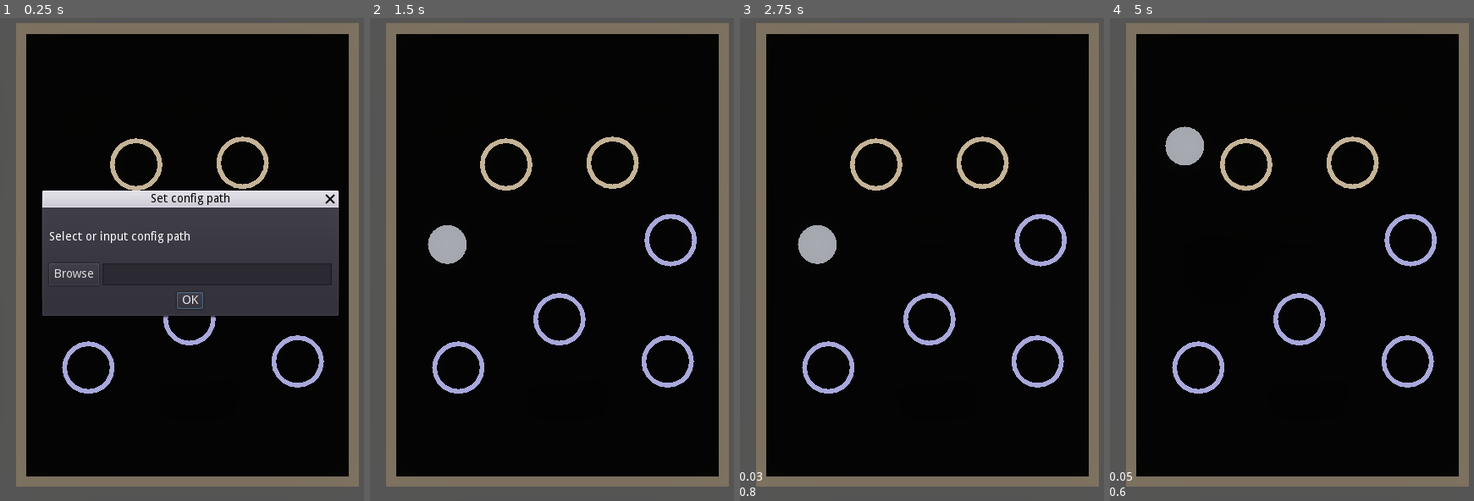
Above: before the commit, frames 1-4 (left to right).
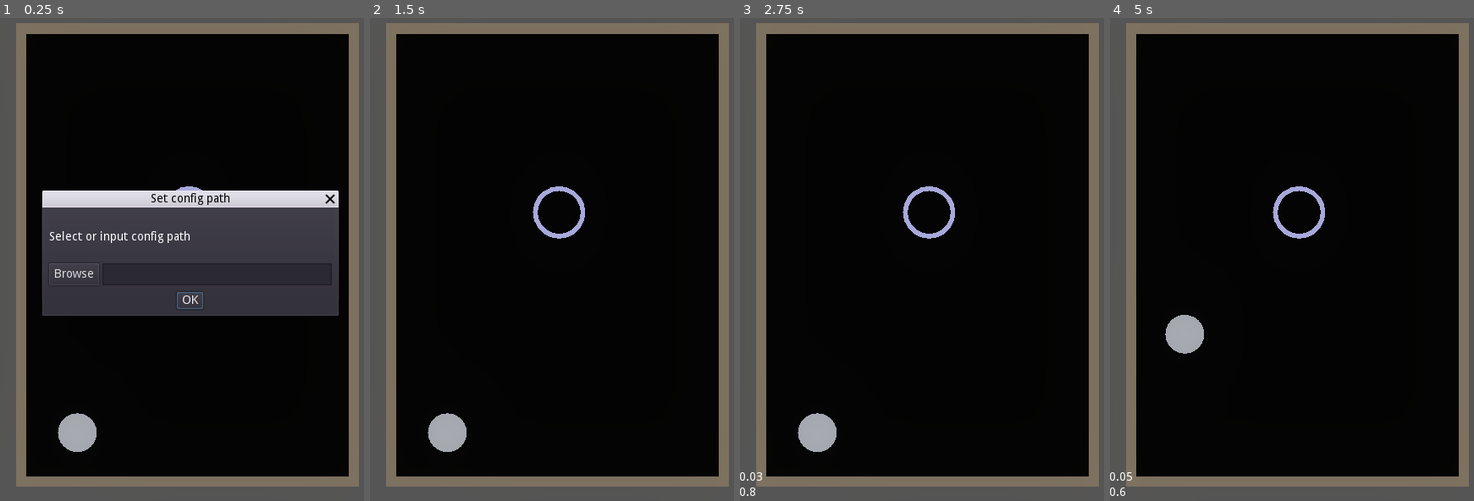
Above: after the commit, the same moments.

Repository: ZhekaHauska/pinball
Game: Godot game, scene res://scenes/Env.tscn
Same seed, same stepped clock (60 frames per second), same inputs: the game is played once before the commit and once after it.
Inputs (mouse positions are in pixels of both pictures, inside the frame that each line leads up to):
- Up to frame 1 (0.25 s): no input
- Up to frame 2 (1.5 s): click (588, 273) at 0.52 s; type "12" at 0.6 s; click "OK" at 1.25 s
- Up to frame 3 (2.75 s): tap Enter at 2 s; hold Right (turn_right) from 2.03 s (still down); hold Down (decrease_impulse) from 2.03 s (still down)
- Up to frame 4 (5 s): tap Space (fire) at 2.75, 2.85 s; release Right (turn_right) at 2.78 s; release Down (decrease_impulse) at 2.78 s; hold Left (turn_left) 2.78-3.53 s; hold Up (increase_impulse) 3.53-4.28 s; hold Right (turn_right) from 3.53 s (still down); tap Down (decrease_impulse) at 4.35 s

The runs differ from the first frame. In frame 1, 2.5% of the frame differs, in the area x 15-90%, y 24-90%; in frame 2, 4.1%; in frame 3, 4.1%; in frame 4, 4.1%.

Commit message:
fix terminal state bugs

Diff:
--- a/scenes/Env.tscn
+++ b/scenes/Env.tscn
@@ -9,7 +9,6 @@
 [ext_resource path="res://scripts/RGBCameraSensor3D.gd" type="Script" id=7]
 [ext_resource path="res://custom_env.tres" type="Environment" id=8]
 [ext_resource path="res://viewport_env.tres" type="Environment" id=9]
-[ext_resource path="res://scenes/Attractor.tscn" type="PackedScene" id=10]
 [ext_resource path="res://scripts/Angle.gd" type="Script" id=11]
 [ext_resource path="res://scripts/Reward.gd" type="Script" id=12]
 
@@ -109,48 +108,20 @@
 material = SubResource( 7 )
 
 [node name="Ball" parent="." instance=ExtResource( 2 )]
-transform = Transform( 1, 0, 0, 0, 1, 0, 0, 0, 1, -2.85188, 0.779, -5.26502 )
+transform = Transform( 1, 0, 0, 0, 1, 0, 0, 0, 1, -2.85188, 0.779, -0.425617 )
 mass = 1.0
 physics_material_override = SubResource( 3 )
 
 [node name="RandomForces" type="Node" parent="."]
 
-[node name="RandomForce2" parent="RandomForces" instance=ExtResource( 4 )]
-transform = Transform( 1, 0, 0, 0, 1, 0, 0, 0, 1, 2.88714, 0.681355, -5.37834 )
-angles = [ 0, 60, -60 ]
-strength = 4
-reward = 5.0
-
 [node name="RandomForce3" parent="RandomForces" instance=ExtResource( 4 )]
-transform = Transform( 1, 0, 0, 0, 1, 0, 0, 0, 1, 0.0279096, 0.681355, -3.34289 )
-angles = [ 80, -80 ]
+transform = Transform( 1, 0, 0, 0, 1, 0, 0, 0, 1, 0.0205453, 0.681355, -6.09161 )
+angles = [ 0, 0 ]
 strength = 2
-reward = -3.0
-
-[node name="RandomForce5" parent="RandomForces" instance=ExtResource( 4 )]
-transform = Transform( 1, 0, 0, 0, 1, 0, 0, 0, 1, 2.80844, 0.681355, -2.25657 )
-angles = [ 0, 60, -60 ]
-strength = 4
-reward = 3.2
-terminal = true
-
-[node name="RandomForce6" parent="RandomForces" instance=ExtResource( 4 )]
-transform = Transform( 1, 0, 0, 0, 1, 0, 0, 0, 1, -2.56939, 0.681355, -2.09917 )
-angles = [ 0, 90, -60 ]
-strength = 4
-reward = -1.0
-
-[node name="Attractors" type="Node" parent="."]
-
-[node name="Attractor" parent="Attractors" instance=ExtResource( 10 )]
-transform = Transform( 1, 0, 0, 0, 1, 0, 0, 0, 1, 1.39313, 0.776055, -7.36642 )
-strength = 2.0
 reward = 1.0
 terminal = true
 
-[node name="Attractor2" parent="Attractors" instance=ExtResource( 10 )]
-transform = Transform( 1, 0, 0, 0, 1, 0, 0, 0, 1, -1.34194, 0.776055, -7.32099 )
-strength = 2.0
+[node name="Attractors" type="Node" parent="."]
 
 [node name="GUI" type="Control" parent="."]
 pause_mode = 2
--- a/scripts/Agent.gd
+++ b/scripts/Agent.gd
@@ -2,6 +2,7 @@
 
 export var magnitude = 1.0
 var reward = 0.0
+var terminated = false
 var direction = Vector3.FORWARD
 signal magnitude_changed
 signal angle_changed
--- a/scripts/Attractor.gd
+++ b/scripts/Attractor.gd
@@ -26,10 +26,8 @@
 
 	var agent = get_node('../../Agent')
 	agent.reward = reward
+	agent.terminated = terminal
 	agent.emit_signal('got_reward', agent.reward)
-
-	if terminal:
-		get_node('../../../Env').terminate = true
 
 func _on_Attractor_body_exited(body):
 	$AnimationPlayer.play("RESET")
@@ -37,4 +35,5 @@
 
 	var agent = get_node('../../Agent')
 	agent.reward = 0
+	agent.terminated = false
 	agent.emit_signal('got_reward', agent.reward)
--- a/scripts/Env.gd
+++ b/scripts/Env.gd
@@ -14,7 +14,6 @@
 var args = null
 var connected = false
 var wait_client = false
-var terminate = false
 var reward_decay = 0.0
 
 
@@ -92,28 +91,32 @@
 	if Input.is_action_just_pressed("settings"):
 		$GUI/Settings.popup()
 
+
 func _process(delta):
-	if not connected:
-		return
-
-	var message = _get_dict_json_message()
-	if wait_client:
-		while message:
-			_message_handler(message)
-			if message['type'] == 'step':
-				break
-			message = _get_dict_json_message()
+	if connected:
+
+		var message = _get_dict_json_message()
+
+		if wait_client:
+			while message:
+				_message_handler(message)
+
+				if message['type'] == 'step':
+					break
+
+				message = _get_dict_json_message()
+		else:
+			if message:
+				_message_handler(message)
 	else:
-		if message:
-			_message_handler(message)
-
-	if terminate:
-		reset()
+		if $Agent.terminated:
+			reset()
+
 
 func reset(position=null):
 	$Agent.reward = 0
+	$Agent.terminated = false
 	$Agent.emit_signal("got_reward", 0)
-	terminate = false
 
 	for att in $Attractors.get_children():
 		att.attracted_body = null
@@ -239,7 +242,7 @@
 		att_instance.reward = attractor['reward']
 		att_instance.terminal = attractor['terminal']
 
-		$RandomForces.add_child(att_instance)
+		$Attractors.add_child(att_instance)
 
 func _set_sensor_size(size):
 	$RGBCameraSensor3D/Viewport.size = size
@@ -313,7 +316,7 @@
 			"obs": obs,
 			"shape": shape,
 			"reward": reward,
-			"is_terminal": terminate
+			"is_terminal": $Agent.terminated
 		}
 
 		_send_dict_as_json_message(reply)
--- a/scripts/RandomForce.gd
+++ b/scripts/RandomForce.gd
@@ -11,10 +11,8 @@
 
 	var agent = get_node("../../Agent")
 	agent.reward = reward
+	agent.terminated = terminal
 	agent.emit_signal('got_reward', agent.reward)
-
-	if terminal:
-		get_node('../../../Env').terminate = true
 
 	var angle = angles[randi() % angles.size()]
 	var direction = Vector3.FORWARD.rotated(Vector3.UP, angle)
@@ -24,4 +22,5 @@
 func _on_RandomForce_body_exited(body):
 	var agent = get_node('../../Agent')
 	agent.reward = 0
+	agent.terminated = false
 	agent.emit_signal('got_reward', agent.reward)
Not shown: 1 places in scenes/Env.tscn that only renumber resources
